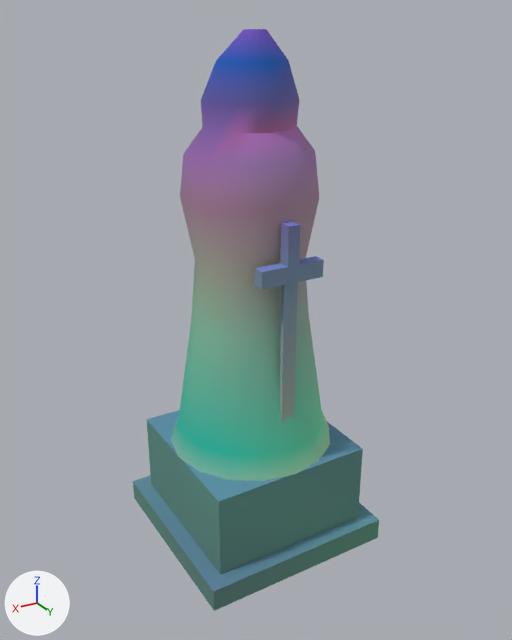
A saved change to the glTF model assets/kit/statue_saint.glb.
Camera for both pictures: a 50 mm lens placed at (1.65, 2.8, 2.6), pointed at (-0.01, 0.03, 1.22). Arrows for +X, +Y and +Z are at lower left; the lights stay in place. The first picture is the older version. Vertices at exactly the same position are counted once.

The scene before the commit, as lines of its bpy script (objects in view):
```python
me_plinth = bpy.data.meshes.new('plinth')
me_plinth.from_pydata(...)  # a box spanning x -0.42..0.42, y -0.42..0.42, z 0.0..0.55; a box spanning x -0.5..0.5, y -0.5..0.5, z 0.0..0.12
me_plinth.materials.append(mat_m_stone_dark)
me_saint = bpy.data.meshes.new('saint')
me_saint.from_pydata(...)  # 160 vertices, 316 faces; spans x -0.43..0.43, y -0.43..0.43, z 0.0..2.0
me_saint.materials.append(mat_m_stone)
me_saint_sword = bpy.data.meshes.new('saint_sword')
me_saint_sword.from_pydata(...)  # a box spanning x -0.035..0.035, y -0.012..0.012, z 0.62..1.55; a box spanning x -0.16..0.16, y -0.03..0.03, z 1.52..1.6; a box spanning x -0.03..0.03, y -0.03..0.03, z 1.6..1.78
me_saint_sword.materials.append(mat_m_stone_trim)
ob_plinth = bpy.data.objects.new('plinth', me_plinth)
ob_plinth.location = (0.0, 0.0, 0.0)
ob_saint = bpy.data.objects.new('saint', me_saint)
ob_saint.location = (0.0, 0.0, 0.55)
ob_saint_sword = bpy.data.objects.new('saint_sword', me_saint_sword)
ob_saint_sword.location = (0.0, 0.34, 0.0)
```
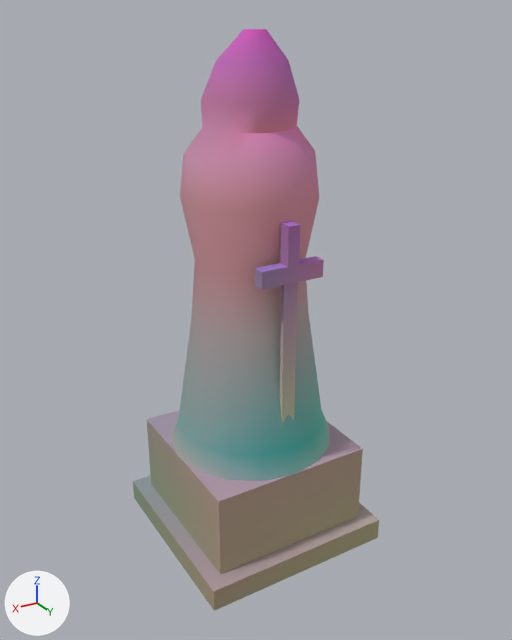
The change, as a list of edits to the scene's bpy script:
```text
Change me_plinth:
    where me_plinth.from_pydata(...)  # 16 vertices, 24 faces; spans x -0.5..0.5, y -0.5..0.5, z 0.0..0.55
    used by ob_plinth; location = (0.0, 0.0, 0.0)
    me_plinth part 1: 10 faces centred in x -0.5..0.167, y -0.167..0.5, z 0.04..0.55 are repainted in the vertex colours; the middle colour goes from cyan #86d3c8 to beige #f6dfc8
    me_plinth part 2: 5 faces centred in x -0.167..0.42, y -0.5..0.14, z 0.08..0.367 are repainted in the vertex colours; the middle colour goes from cyan #86d0ce to pale yellow #e6dfce
    me_plinth part 3: 4 faces centred in x 0.14..0.5, y -0.5..0.167, z 0.04..0.183 are repainted in the vertex colours; the middle colour goes from cyan #86cebd to pale green #d6e1bd
Change me_saint:
    where me_saint.from_pydata(...)  # 160 vertices, 316 faces; spans x -0.43..0.43, y -0.43..0.43, z 0.0..2.0
    used by ob_saint; location = (0.0, 0.0, 0.55)
    me_saint part 4: 316 faces centred in x -0.4..0.4, y -0.4..0.4, z 0.0..2.0 are repainted in the vertex colours, in many colours
Change me_saint_sword:
    where me_saint_sword.from_pydata(...)  # 24 vertices, 36 faces; spans x -0.16..0.16, y -0.03..0.03, z 0.62..1.78
    used by ob_saint_sword; location = (0.0, 0.34, 0.0)
    me_saint_sword part 5: 16 faces centred in x -0.01..0.16, y -0.03..0.03, z 1.52..1.78 are repainted in the vertex colours; the middle colour goes from blue #86a2cc to purple #be8ecc
    me_saint_sword part 6: 10 faces centred in x -0.16..-0.01, y -0.03..0.03, z 1.52..1.72 are repainted in the vertex colours; the middle colour goes from blue #86a2cc to pink #c78ecc
    me_saint_sword part 7: 4 faces centred in x -0.035..0.035, y -0.012..0.012, z 1.24 are repainted in the vertex colours; the middle colour goes from blue #86a6cb to pink #c793cb
    me_saint_sword part 8: 6 faces centred in x -0.035..0.035, y -0.012..0.012, z 0.62..0.93 are repainted in the vertex colours; the middle colour goes from pale green #b7cdbd to green #d9eabd
```

Changed parts and their boxes (x1, y1, x2, y2) in the pictures (512 x 640 px):
part 1 of me_plinth, recoloured (cyan to beige): (147, 410, 379, 611) in both
part 2 of me_plinth, recoloured: (133, 420, 220, 591) in both
part 3 of me_plinth, recoloured: (133, 482, 214, 610) in both
part 4 of me_saint, recoloured: (171, 29, 330, 481) in both
part 5 of me_saint_sword, recoloured (blue to purple): (255, 221, 320, 290) in both
part 6 of me_saint_sword, recoloured: (264, 256, 324, 277) in both
part 7 of me_saint_sword, recoloured: (280, 282, 298, 419) in both
part 8 of me_saint_sword, recoloured: (280, 285, 292, 423) in both
